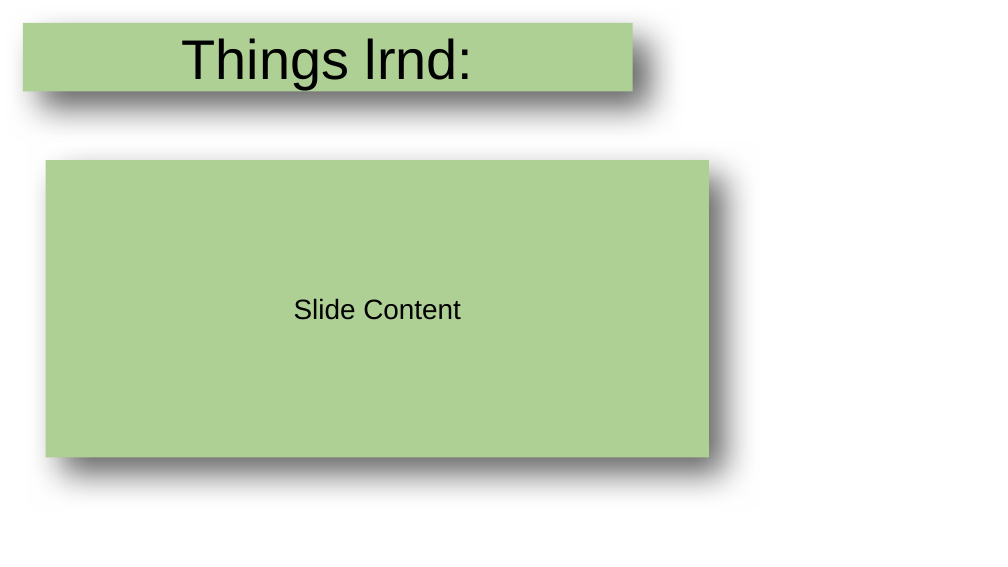
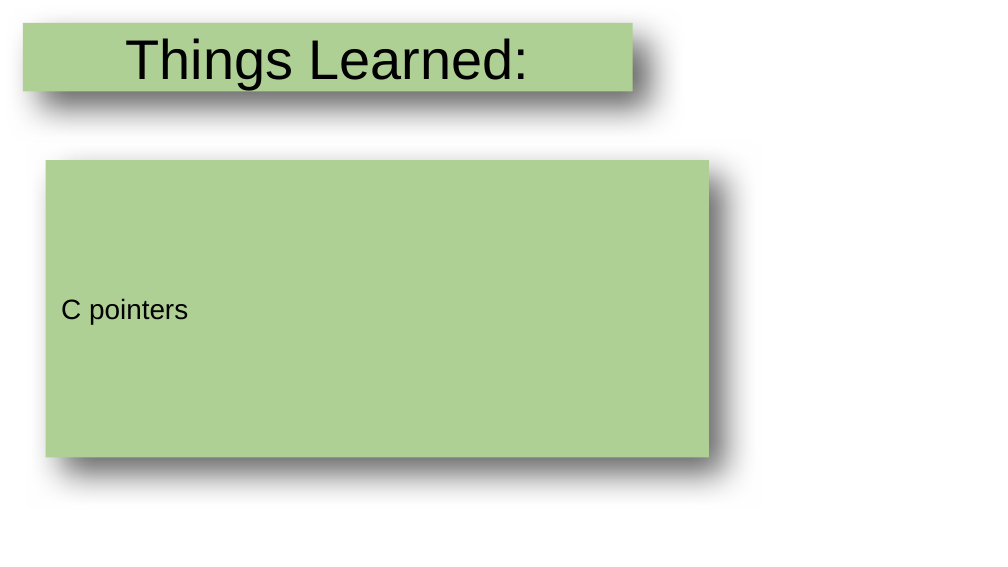
Before and after one commit to echoofskyz/ugrproj, a slide deck: slide 5 of docs/presentation.odp. Drawn at 1008x567 pixels with LibreOffice and Linux fonts; fonts in the diff are those of the drawing; background and template pictures are left out. Boxes give left, top, right and bottom in pixels: in the first picture for what was removed or moved away, otherwise in the second. Text is boxed around its words. In the diff, an @@ line names an element or a change of style, - is before the commit and + after.

```diff
--- a/docs/presentation.odp
+++ b/docs/presentation.odp
@@ title at (x1=126, y1=38, x2=530, y2=89): text changed @@
-Things lrnd:
+Things Learned:
@@ title at (x1=61, y1=298, x2=188, y2=325): text changed @@
-Slide Content
+C pointers
```
Also in this commit, not shown: 2 other slides changed, 3 slides added, 3 slides removed.
